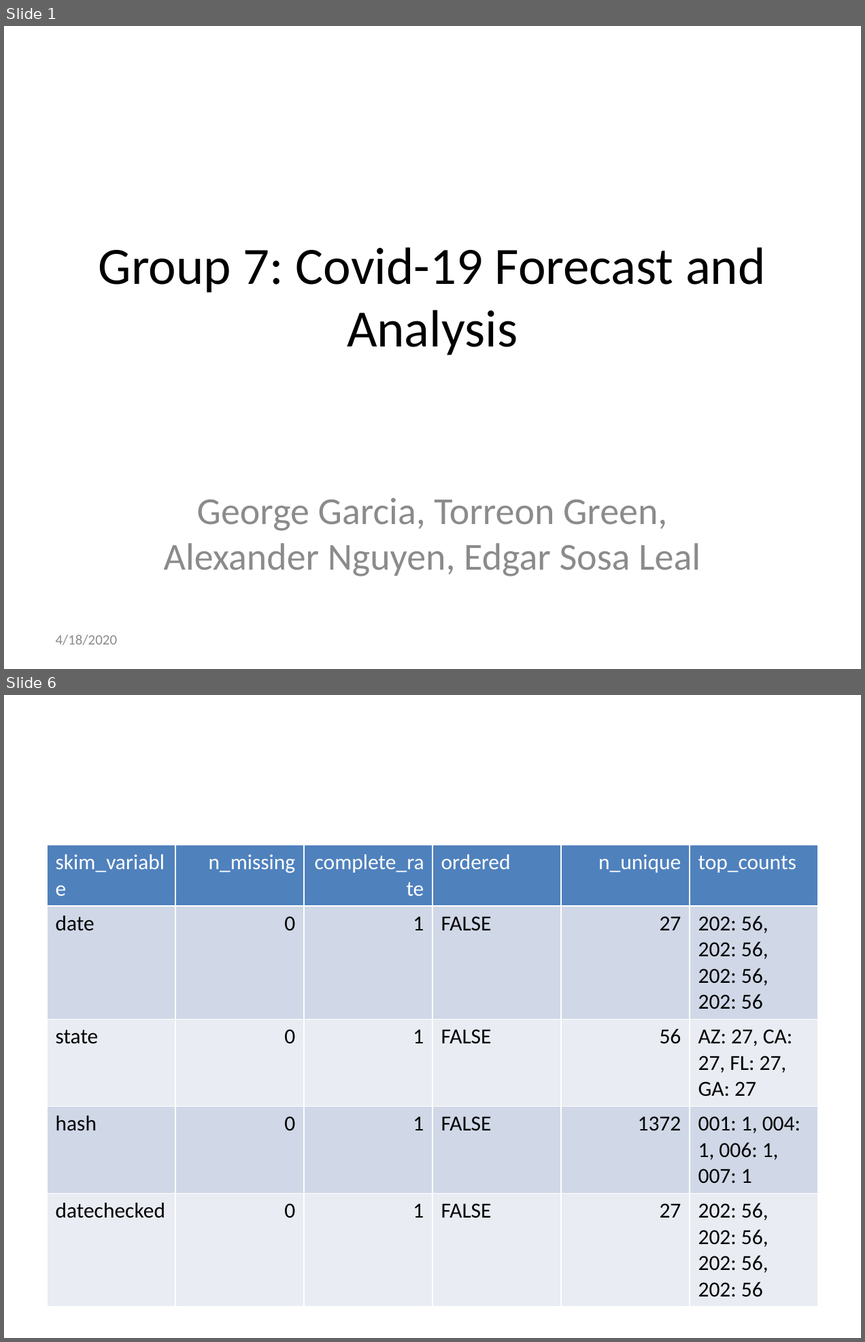
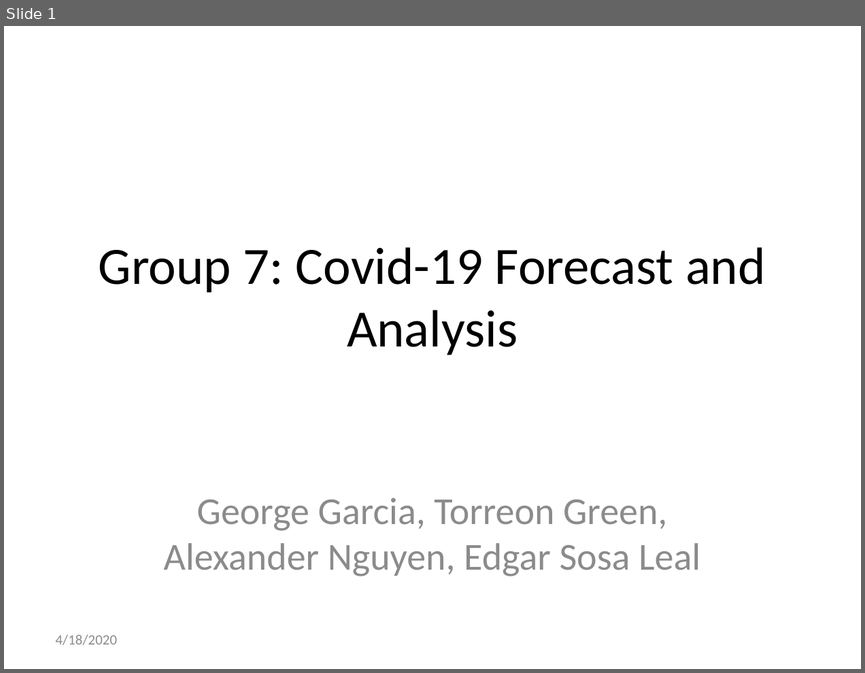
Before and after one commit to GeorgeAaronG/Group-7-Covid-19-ML-Project, a slide deck: covid19.pptx. Shown one above the other, each under a label of ours: slides 1 and 6 before the commit, slide 1 after it; the slides between them are not shown. The pictures are 865x1342 and 865x673 pixels, drawn with LibreOffice and Linux fonts; fonts in the diff are those of the drawing. Boxes give left, top, right and bottom in pixels: in the first picture for what was removed or moved away, otherwise in the second. Text is boxed around its words. In the diff, an @@ line names an element or a change of style, - is before the commit and + after.

```diff
--- a/covid19.pptx
+++ b/covid19.pptx
@@ slide 6 removed at (x1=4, y1=695, x2=861, y2=1338), background #FFFFFF @@
@@ table removed at (x1=47, y1=845, x2=818, y2=1300), 5 rows, 6 columns @@
-skim_variable | n_missing | complete_rate | ordered | n_unique | top_counts
-date | 0 | 1 | FALSE | 27 | 202: 56, 202: 56, 202: 56, 202: 56
-state | 0 | 1 | FALSE | 56 | AZ: 27, CA: 27, FL: 27, GA: 27
-hash | 0 | 1 | FALSE | 1372 | 001: 1, 004: 1, 006: 1, 007: 1
-datechecked | 0 | 1 | FALSE | 27 | 202: 56, 202: 56, 202: 56, 202: 56
```
Also in this commit, not shown: 6 slides added, 7 other slides removed, 3 other files.
